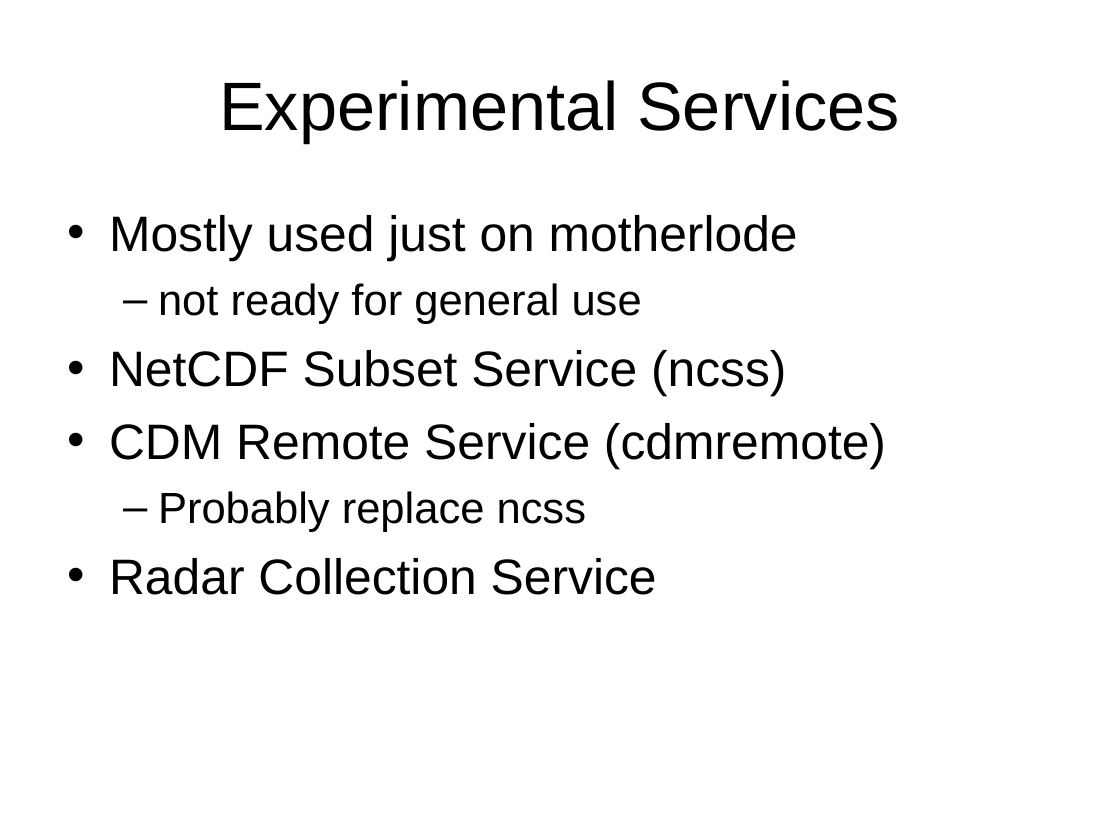
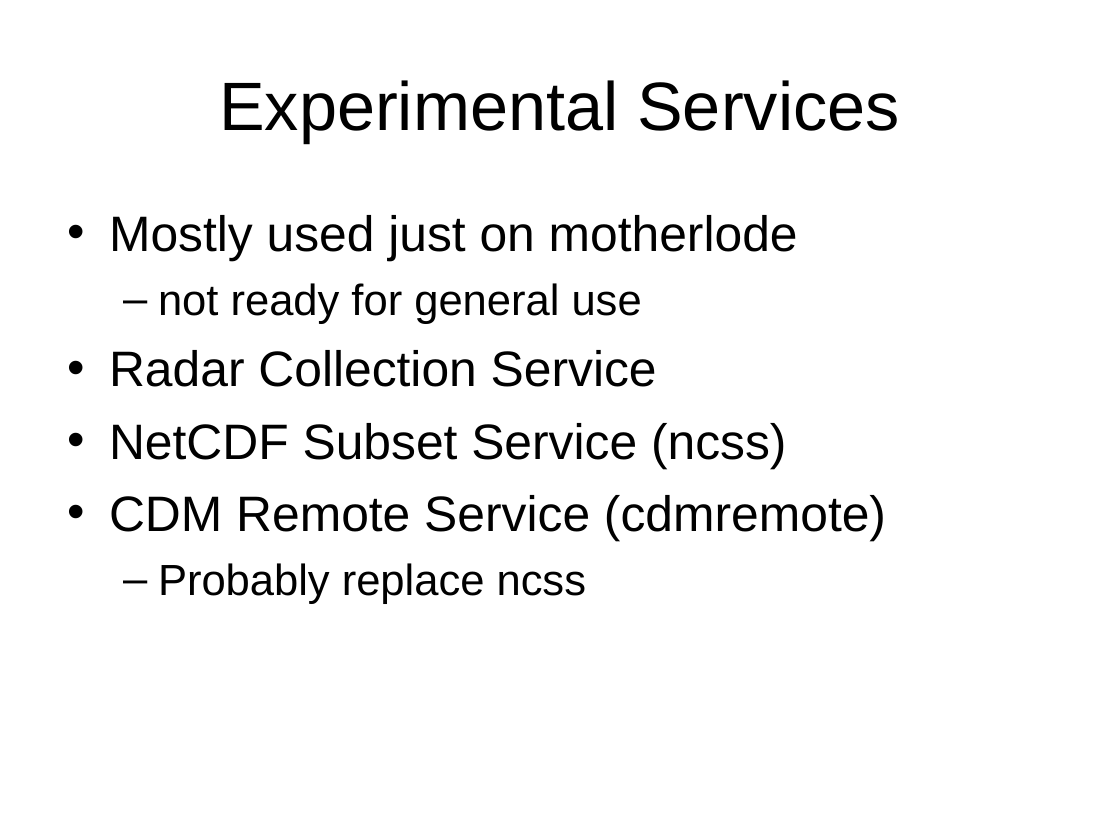
Before and after one commit to ooici-eoi/THREDDS, a slide deck: slide 23 of docs/web/thredds/tech/tutorial/TDS Data Services.ppt. Drawn at 1120x840 pixels with LibreOffice and Linux fonts; fonts in the diff are those of the drawing; background and template pictures are left out. Boxes give left, top, right and bottom in pixels: in the first picture for what was removed or moved away, otherwise in the second. Text is boxed around its words. In the diff, an @@ line names an element or a change of style, - is before the commit and + after.

```diff
--- a/docs/web/thredds/tech/tutorial/TDS Data Services.ppt
+++ b/docs/web/thredds/tech/tutorial/TDS Data Services.ppt
@@ text at <box>109,350,657,387</box>: paragraph added @@
+• Radar Collection Service
@@ text at <box>109,558,657,595</box>: paragraph removed @@
-• Radar Collection Service
```
Also in this commit, not shown: 5 other slides changed, 4 other files.
